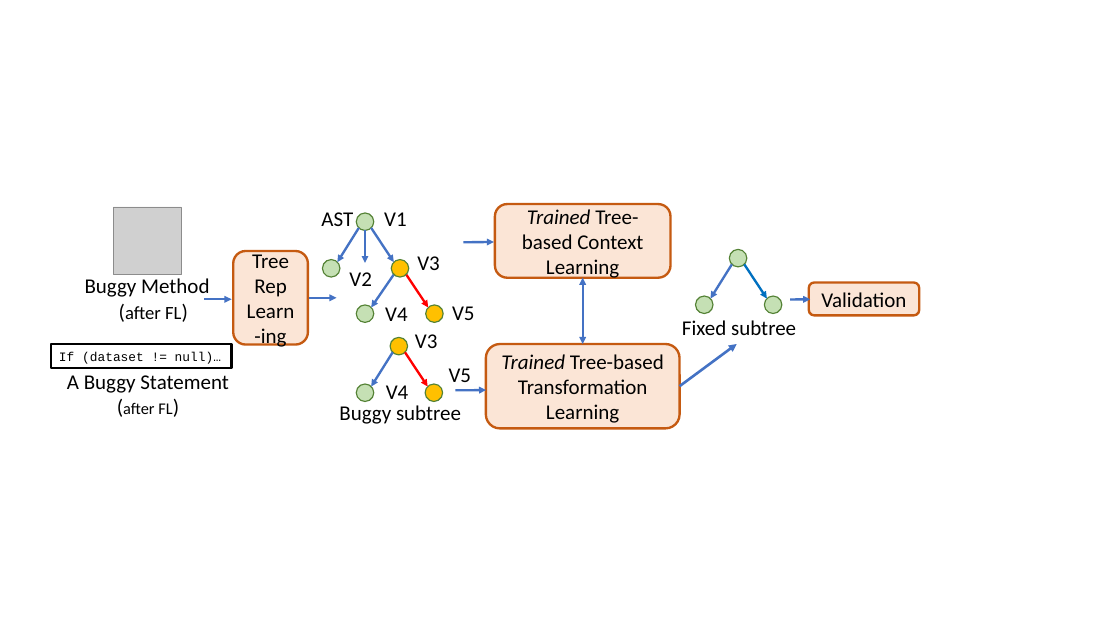
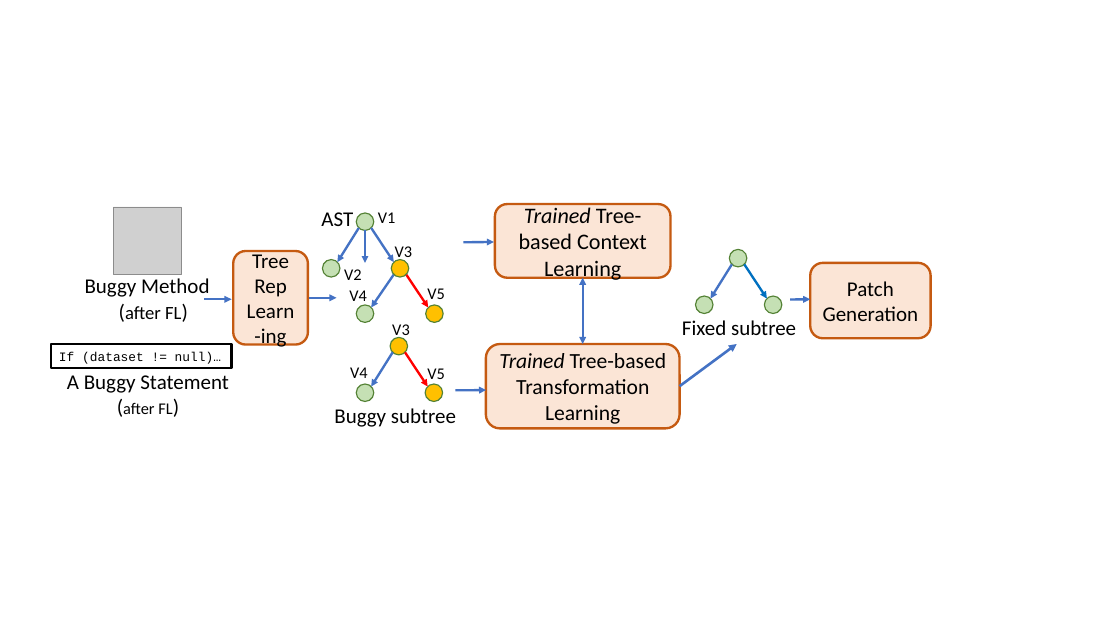
Before and after one commit to tien-n-nguyen/apr-study, a slide deck: slide 7 of Figures.pptx. Drawn at 1120x630 pixels with LibreOffice and Linux fonts; fonts in the diff are those of the drawing; grey boxes stand for pictures. Boxes give left, top, right and bottom in pixels: in the first picture for what was removed or moved away, otherwise in the second. Text is boxed around its words. In the diff, an @@ line names an element or a change of style, - is before the commit and + after.

```diff
--- a/Figures.pptx
+++ b/Figures.pptx
@@ rounded rectangle "Trained Tree-based Context Learning" at [495, 204, 670, 278]: size 18 to 19 pt @@
@@ text "V3": place and size @@
-text "V3" at [417, 256, 440, 270]
+text "V3" at [395, 246, 413, 262]
@@ rounded rectangle "Patch Generation": place and size @@
-rounded rectangle "Patch Generation" at [809, 282, 919, 315]
+rounded rectangle "Patch Generation" at [811, 263, 931, 339]
@@ text "V4": place and size @@
-text "V4" at [385, 307, 408, 321]
+text "V4" at [349, 290, 367, 306]
@@ text "V5": place and size @@
-text "V5" at [452, 306, 475, 320]
+text "V5" at [427, 288, 445, 304]
@@ text in rounded rectangle at [823, 281, 919, 321]: text changed @@
-Validation
+Patch Generation
@@ text "V3": place and size @@
-text "V3" at [415, 334, 438, 348]
+text "V3" at [392, 324, 410, 340]
@@ size 18 to 14 pt in 8 elements at [378, 212, 396, 223], [344, 269, 362, 280], [427, 368, 445, 384], [392, 324, 410, 340], [395, 246, 413, 262], [427, 288, 445, 304], [349, 290, 367, 306], [350, 367, 368, 378] @@
@@ text "V4": place and size @@
-text "V4" at [386, 385, 409, 399]
+text "V4" at [350, 367, 368, 378]
@@ rounded rectangle "Trained Tree-based Transformation Learning" at [486, 344, 680, 429]: size 18 to 18.5 pt @@
@@ text "V5": place and size @@
-text "V5" at [449, 368, 472, 382]
+text "V5" at [427, 368, 445, 384]
@@ text "Buggy subtree": place and size @@
-text "Buggy subtree" at [339, 405, 461, 424]
+text "Buggy subtree" at [334, 408, 456, 427]
```
Also in this commit, not shown: 2 slides added, 3 other files.
